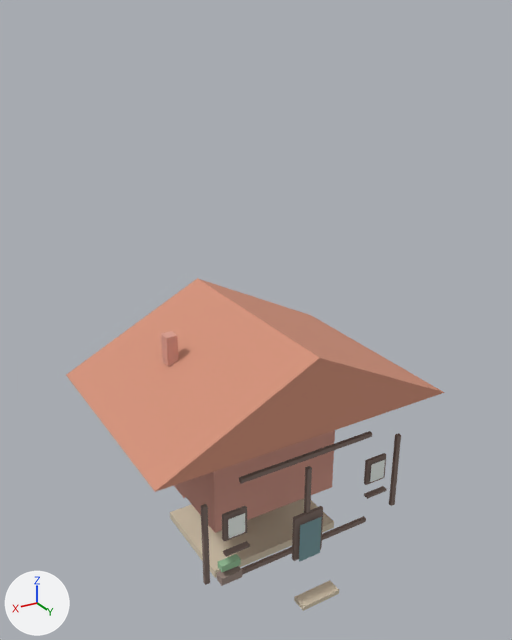
What one commit did to the glTF model public/assets/gltf/ravnbro-house-brick-01.glb.
Rendered twice from a camera (50 mm lens) standing at (3.42, 5.71, 5.51) and looking at (0.0, 0.02, 2.66). Lighting does not change. The marker at lower left points along +X, +Y and +Z. The older version comes first. Where no turn or scale is listed for an object, it has been applied to the vertices. Vertices at exactly the same position are counted once.

In view in the first picture: 'beam_0.55', 'beam_1.62', 'body', 'chimney', 'door', 'door_frame', 'plinth', 'roof', 'sill_-0.84', 'sill_0.84', 'up_-1.14', 'up_1.14', 'wf_-0.84', 'wf_0.84', 'wing' and 6 more.
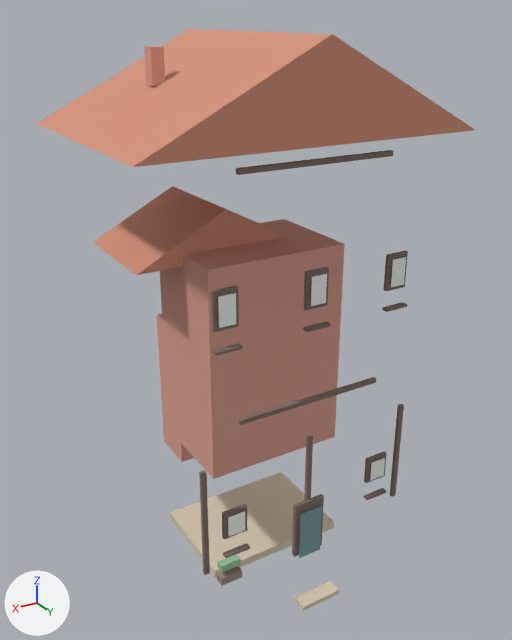
Changed parts and their boxes (x1, y1, x2, y2) in the pictures (512 x 640 px):
'roof', moved
    before: (66, 278, 445, 492)
    after: (37, 29, 475, 167)
'body', moved, rescaled
    before: (176, 430, 335, 533)
    after: (160, 219, 345, 479)
'wing_roof', moved (not visible before)
    after: (92, 186, 288, 275)
'beam_1.62', moved
    before: (239, 431, 372, 484)
    after: (239, 377, 376, 425)
'beam_0.55', moved
    before: (241, 516, 366, 575)
    after: (236, 150, 394, 175)
'chimney', moved
    before: (161, 331, 179, 366)
    after: (144, 46, 165, 86)
'wing', reshaped (mostly hidden before)
    before: (174, 485, 185, 498)
    after: (157, 314, 194, 462)
'door', moved
    before: (299, 517, 321, 562)
    after: (299, 506, 322, 558)
'door_frame', moved
    before: (292, 506, 323, 561)
    after: (292, 494, 324, 557)
'up_1.14', moved
    before: (201, 504, 210, 585)
    after: (199, 470, 210, 575)
'up_-1.14', moved
    before: (389, 433, 401, 506)
    after: (390, 404, 404, 497)
'uwf_1_0.90', added (brown)
    after: (211, 286, 239, 332)
'uglass_1_0.90', added
    after: (218, 293, 236, 328)
'uwf_1_0.00', added (brown)
    after: (304, 267, 329, 310)
'wf_0.84', moved
    before: (222, 506, 247, 541)
    after: (222, 504, 247, 540)
'uglass_1_0.00', added
    after: (311, 274, 327, 306)
'uwf_1_-0.90', added (brown)
    after: (384, 251, 408, 291)
'uglass_1_-0.90', added
    after: (391, 257, 406, 287)
'wf_-0.84', moved
    before: (364, 453, 386, 485)
    after: (364, 451, 387, 483)
'sill_0.84', moved
    before: (223, 541, 250, 557)
    after: (223, 543, 250, 558)
'usill_1_0.90', added
    after: (212, 343, 243, 356)
'sill_-0.84', moved
    before: (364, 486, 387, 499)
    after: (364, 488, 386, 500)
'usill_1_0.00', added
    after: (303, 322, 331, 332)
'usill_1_-0.90', added
    after: (382, 302, 407, 312)

What changed in the scene script:
```text
Change me_cube_001:
    remove me_cube_001.from_pydata(...)  # 8 vertices, 12 faces; spans x -0.75..0.75, y -0.54..0.54, z -0.43..0.43
    add me_cube_001.from_pydata(...)  # 8 vertices, 12 faces; spans x -0.75..0.75, y -0.54..0.54, z -1.1..1.1
    me_cube_001 part 1: the whole mesh is scaled about its middle by (1, 1, 2.56)
Change me_roofmesh:
    remove me_roofmesh.from_pydata(...)  # 6 vertices, 8 faces; spans x -1.64..1.64, y -1.22..1.22, z 1.9..2.72
    add me_roofmesh.from_pydata(...)  # 6 vertices, 8 faces; spans x -1.64..1.64, y -1.22..1.22, z 4.58..5.4
    me_roofmesh part 2: the whole mesh is moved by (0.0, 0.0, 2.68)
Change me_cube_002:
    remove me_cube_002.from_pydata(...)  # 8 vertices, 12 faces; spans x -0.412..0.412, y -0.242..0.242, z -0.31..0.31
    add me_cube_002.from_pydata(...)  # 8 vertices, 12 faces; spans x -0.412..0.412, y -0.242..0.242, z -0.798..0.798
    me_cube_002 part 3
    add for i in [0, 2, 4, 6]: me_cube_002.vertices[i].co += Vector((0.0, 0.0, -0.488))
    add for i in [1, 3, 5, 7]: me_cube_002.vertices[i].co += Vector((0.0, 0.0, 0.488))
Change me_wing_roofmesh:
    remove me_wing_roofmesh.from_pydata(...)  # 6 vertices, 8 faces; spans x -0.63..1.23, y -1.13..0.05, z 1.42..1.9
    add me_wing_roofmesh.from_pydata(...)  # 6 vertices, 8 faces; spans x -0.63..1.23, y -1.13..0.05, z 3.37..3.85
    me_wing_roofmesh part 4: the whole mesh is moved by (0.0, 0.0, 1.95)
Add me_plane_002_1:
    me_plane_002_1.from_pydata([(-0.08, 0.0, -0.135), (0.08, 0.0, -0.135), (-0.08, 0.0, 0.135), (0.08, 0.0, 0.135)], [], [(0, 1, 3), (0, 3, 2)])
    me_plane_002_1.materials.append(mat_glass)  # white #eff5f0
Change ob_beam_0_55:
    ob_beam_0_55.location: (0.0, 1.105, 0.55) -> (0.0, 1.105, 4.44)
Change ob_beam_1_62:
    ob_beam_1_62.location: (0.0, 1.105, 1.62) -> (0.0, 1.105, 2.24)
Change ob_body:
    ob_body.location: (0.0, -0.1, 1.01) -> (0.0, -0.1, 2.36)
Change ob_chimney:
    ob_chimney.location: (0.84, -0.27, 2.42) -> (0.84, -0.27, 5.11)
Change ob_door:
    ob_door.location: (0.0, 1.08, 0.64) -> (0.0, 1.08, 0.73)
Change ob_door_frame:
    ob_door_frame.location: (0.0, 1.03, 0.68) -> (0.0, 1.03, 0.78)
Change ob_sill_0_84:
    ob_sill_0_84.location: (0.84, 1.06, 0.88) -> (0.84, 1.06, 0.86)
Change ob_sill__0_84:
    ob_sill__0_84.location: (-0.84, 1.06, 0.88) -> (-0.84, 1.06, 0.86)
Change ob_up_1_14:
    ob_up_1_14.location: (1.14, 1.01, 1.01) -> (1.14, 1.01, 1.25)
Change ob_up__1_14:
    ob_up__1_14.location: (-1.14, 1.01, 1.01) -> (-1.14, 1.01, 1.25)
Change ob_wf_0_84:
    ob_wf_0_84.location: (0.84, 1.03, 1.15) -> (0.84, 1.03, 1.18)
Change ob_wf__0_84:
    ob_wf__0_84.location: (-0.84, 1.03, 1.15) -> (-0.84, 1.03, 1.18)
Add ob_uwf_1__0_90:
    ob_uwf_1__0_90 = bpy.data.objects.new('uwf_1_-0.90', me_cube_012_1)  # a box spanning x -0.115..0.115, y -0.018..0.018, z -0.175..0.175; in mat_timber (brown #837169)
    ob_uwf_1__0_90.location = (-0.9, 1.03, 3.32)
Add ob_uwf_1_0_90:
    ob_uwf_1_0_90 = bpy.data.objects.new('uwf_1_0.90', me_cube_012_1.copy())
    ob_uwf_1_0_90.location = (0.9, 1.03, 3.32)
Add ob_uwf_1_0_00:
    ob_uwf_1_0_00 = bpy.data.objects.new('uwf_1_0.00', me_cube_012_1.copy())
    ob_uwf_1_0_00.location = (0.0, 1.03, 3.32)
Add ob_usill_1__0_90:
    ob_usill_1__0_90 = bpy.data.objects.new('usill_1_-0.90', me_cube_013_1)  # a box spanning x -0.125..0.125, y -0.032..0.032, z -0.012..0.012; in mat_timber (brown #837169)
    ob_usill_1__0_90.location = (-0.9, 1.06, 2.97)
Add ob_usill_1_0_90:
    ob_usill_1_0_90 = bpy.data.objects.new('usill_1_0.90', me_cube_013_1.copy())
    ob_usill_1_0_90.location = (0.9, 1.06, 2.97)
Add ob_usill_1_0_00:
    ob_usill_1_0_00 = bpy.data.objects.new('usill_1_0.00', me_cube_013_1.copy())
    ob_usill_1_0_00.location = (0.0, 1.06, 2.97)
Add ob_uglass_1__0_90:
    ob_uglass_1__0_90 = bpy.data.objects.new('uglass_1_-0.90', me_plane_002_1)
    ob_uglass_1__0_90.location = (-0.9, 1.07, 3.32)
Add ob_uglass_1_0_90:
    ob_uglass_1_0_90 = bpy.data.objects.new('uglass_1_0.90', me_plane_002_1.copy())
    ob_uglass_1_0_90.location = (0.9, 1.07, 3.32)
Add ob_uglass_1_0_00:
    ob_uglass_1_0_00 = bpy.data.objects.new('uglass_1_0.00', me_plane_002_1.copy())
    ob_uglass_1_0_00.location = (0.0, 1.07, 3.32)
```
